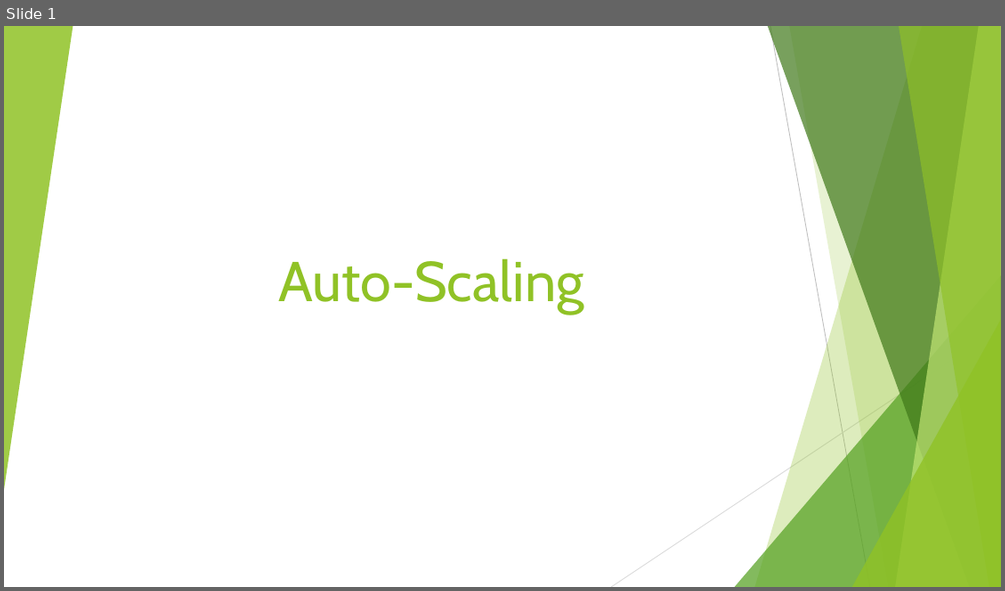
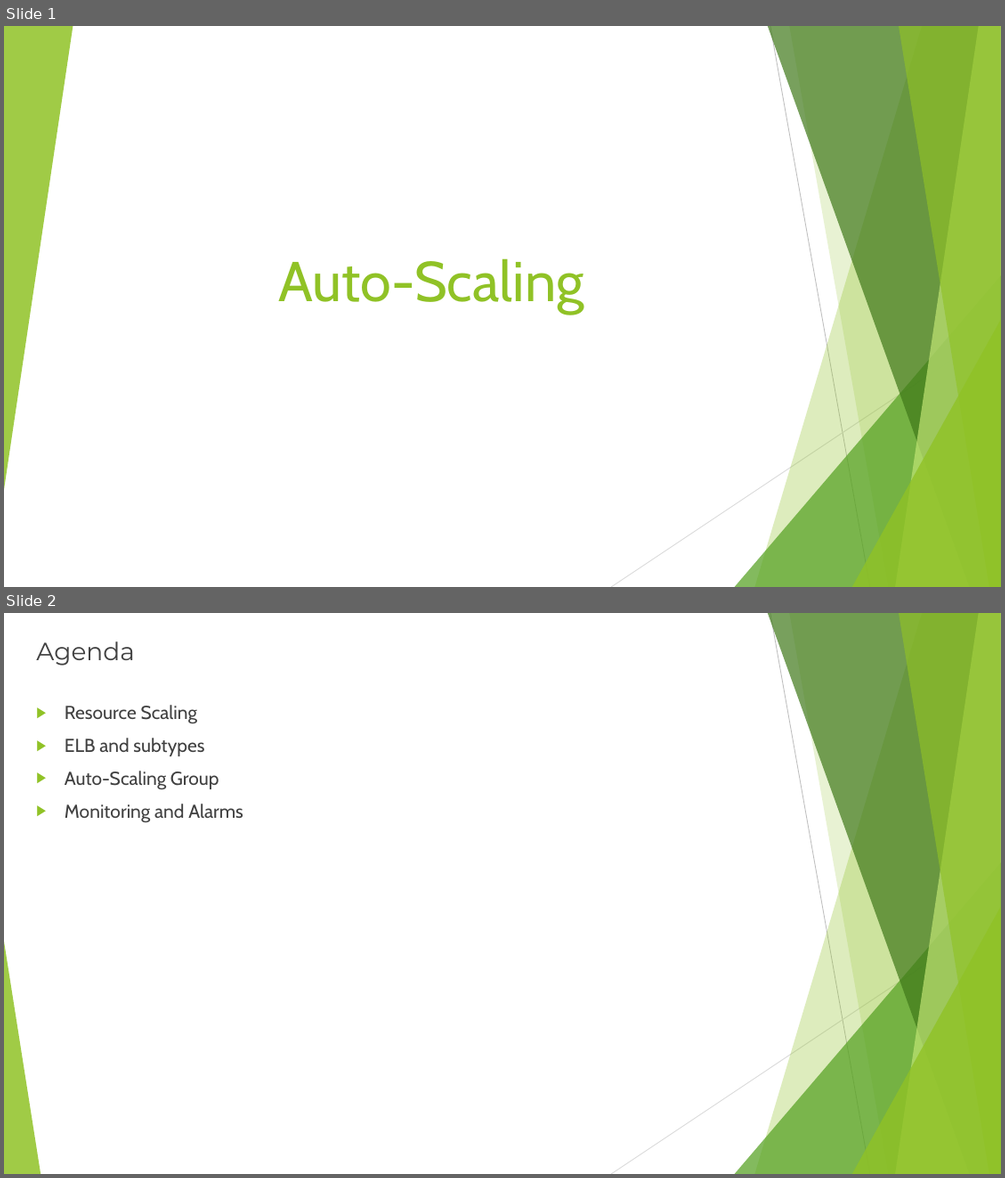
Before and after one commit to rusergei2010/AWSCourse2019, a slide deck: Lecture_3_Auto_Scaling/auto_scale.pptx. Shown one above the other, each under a label of ours: slide 1 before the commit, slides 1 and 2 after it. The pictures are 1005x591 and 1005x1178 pixels, drawn with LibreOffice and Linux fonts; fonts in the diff are those of the drawing. Boxes give left, top, right and bottom in pixels: in the first picture for what was removed or moved away, otherwise in the second. Text is boxed around its words. In the diff, an @@ line names an element or a change of style, - is before the commit and + after.

```diff
--- a/Lecture_3_Auto_Scaling/auto_scale.pptx
+++ b/Lecture_3_Auto_Scaling/auto_scale.pptx
@@ slide 2 added at <box>4,613,1001,1174</box>, background #FFFFFF; not listed: 9 template elements that a slide beside it also shows @@
@@ title added at <box>36,641,135,666</box>, 24 pt, text #404040 @@
+Agenda
@@ text added at <box>65,705,243,822</box>, 18 pt, text #404040 @@
+▶ Resource Scaling
+▶ ELB and subtypes
+▶ Auto-Scaling Group
+▶ Monitoring and Alarms
@@ triangle added at <box>4,941,40,1174</box>, fill #90C226 at 85% opacity @@
```
Also in this commit, not shown: 4 slides changed, 1 other slide added, 28 other files.
